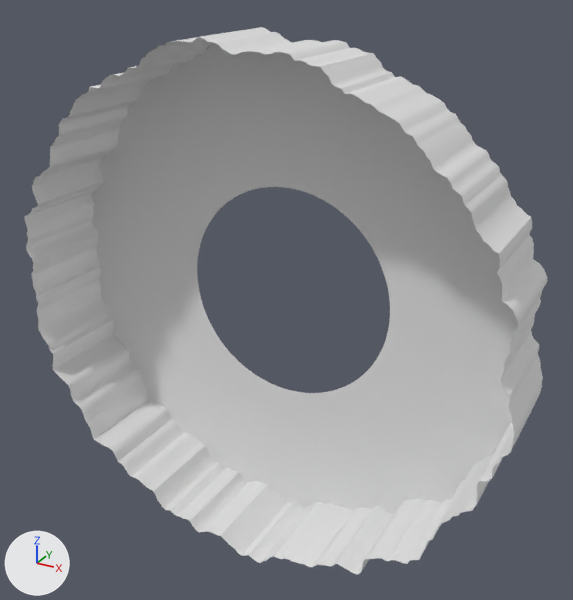
Before and after pictures for a commit that changed the FBX model SuperSeaSerpentSimSix/Assets/SSSS/Resources/Meshes/DirtRing.fbx.
The view is the same before and after, from a 50 mm lens placed at (113.8, -207.8, 101.8), pointed at (5.7, -11.2, 3.5). The lights are fixed; the arrows at lower left show +X, +Y and +Z. Where no turn or scale is listed for an object, it has been applied to the vertices.

Objects in the first picture: 'DirtRing'.
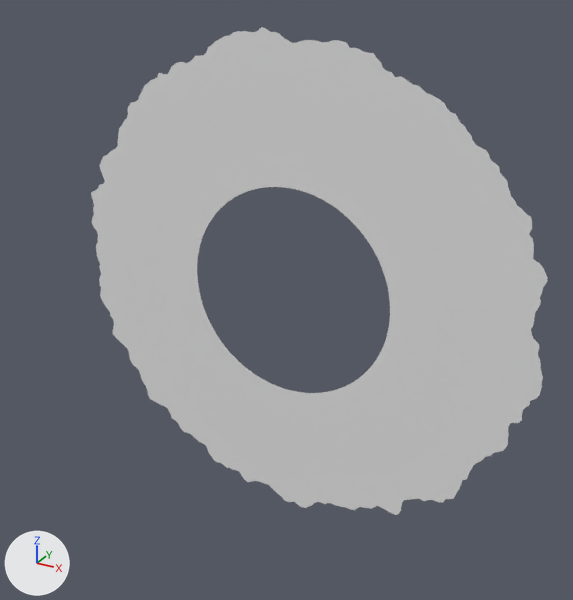
Changed parts and their boxes [x1, y1, x2, y2] in the pictures (573 x 600 px):
'DirtRing', reshaped (13% narrower, 11% shorter): before [24, 27, 548, 575]; after [91, 27, 548, 515]
part 1 of me_mesh, deleted: before [24, 27, 548, 575]

The edits, one by one:
me_mesh is used by ob_dirtring; location (0.0, 0.0, 0.0).
me_mesh had 1080 vertices, 720 faces and spanned x -81.0..82.0, y -32.0..0.0, z -83.0..82.0.
me_mesh now has 720 vertices, 360 faces and spans x -81.0..82.0, y 0.0, z -83.0..82.0.
me_mesh part 1: 360 vertices removed from x -81.0..82.0, y -32.0, z -83.0..82.0.
